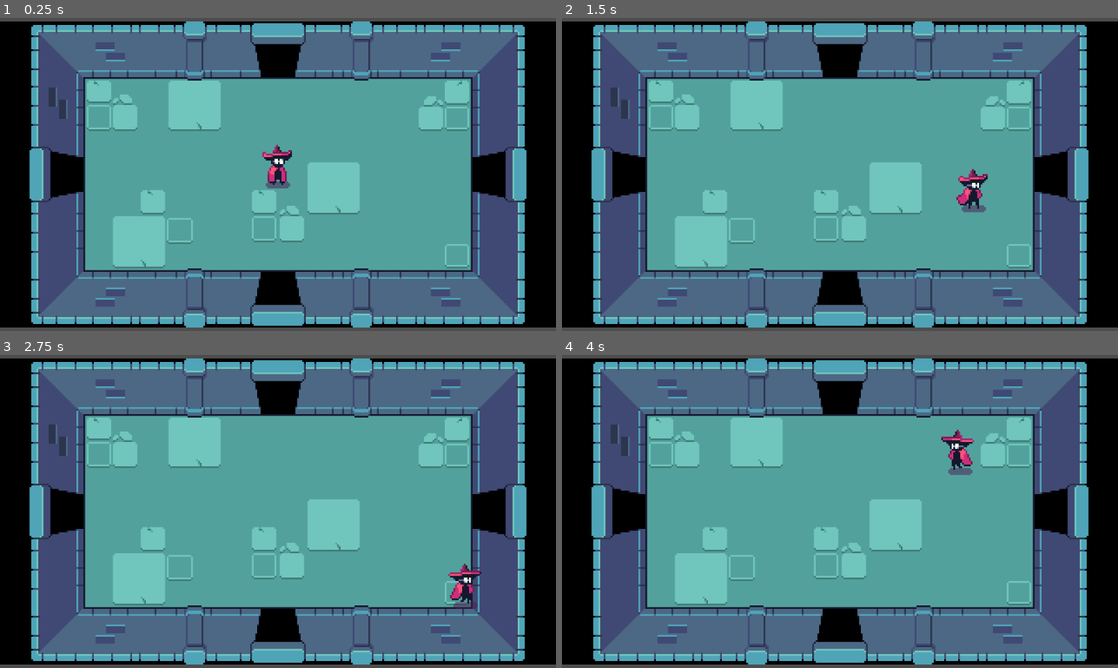
Above: before the commit, frames 1-4 (two rows, left to right).
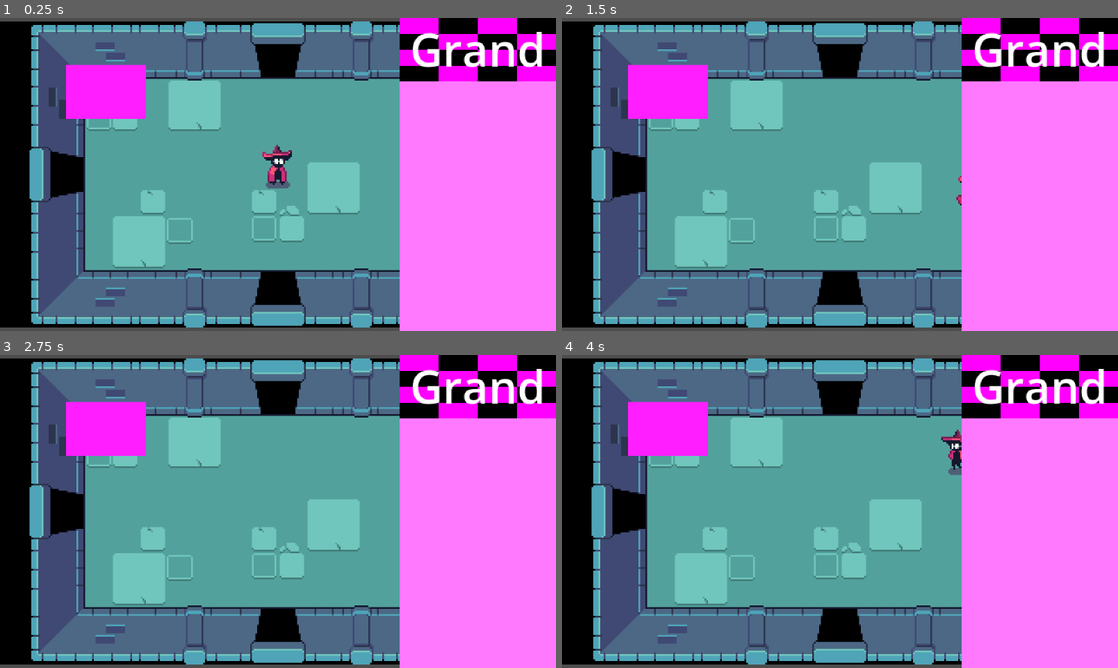
Above: after the commit, the same moments.

Repository: Lmorder2/Game-Jam---Max-Pierre-Arthur-Thomas
Game: Godot game, scene res://world.tscn
The game is run twice, just before and just after one commit, with the same random seed, the same clock (stepped at 60 frames per second) and the same inputs.
Inputs:
- Up to frame 1 (0.25 s): no input
- Up to frame 2 (1.5 s): tap Enter at 0.5 s; hold Right (ui_right) 0.53-1.28 s; hold Down (ui_down) from 1.28 s (still down)
- Up to frame 3 (2.75 s): release Down (ui_down) at 2.03 s; hold Right (ui_right) from 2.03 s (still down)
- Up to frame 4 (4 s): tap Space at 2.75 s; release Right (ui_right) at 2.78 s; hold Up (ui_up) 2.78-3.53 s; hold Left (ui_left) from 3.53 s (still down)

The runs differ from the first frame. In frame 1, 30% of the frame differs, in the area x 11-100%, y 0-100%; in frame 2, 30%; in frame 3, 30%; in frame 4, 30%.

Commit message:
encore des fichiers de merde de thomas mais ça va déjà un peu mieux

Diff:
--- /dev/null
+++ b/default_env.tres
@@ -0,0 +1,7 @@
+[gd_resource type="Environment" load_steps=2 format=3 uid="uid://fl8lt208kcn4"]
+
+[sub_resource type="Sky" id="1"]
+
+[resource]
+background_mode = 2
+sky = SubResource("1")
--- /dev/null
+++ b/scenes/case_1.gd
@@ -0,0 +1,13 @@
+extends TextureRect
+
+
+func _get_drag_data(position):
+	var Case1 = $Label.text
+	print(Case1)
+	return Case1
+
+func _can_drop_data(_pos, data):
+	return true
+
+func _drop_data(_pos, data):
+	pass
--- /dev/null
+++ b/scenes/hud.tscn
@@ -0,0 +1,52 @@
+[gd_scene load_steps=3 format=3 uid="uid://cu2dl4vtewxwg"]
+
+[ext_resource type="Script" uid="uid://dwydfcfmjmwyn" path="res://scenes/case_1.gd" id="1_ahhtf"]
+
+[sub_resource type="PlaceholderTexture2D" id="PlaceholderTexture2D_ahhtf"]
+
+[node name="Control" type="CanvasLayer"]
+
+[node name="ColorRect" type="ColorRect" parent="."]
+anchors_preset = 11
+anchor_left = 1.0
+anchor_right = 1.0
+anchor_bottom = 1.0
+offset_left = -90.0
+grow_horizontal = 0
+grow_vertical = 2
+color = Color(1, 0.47451, 1, 1)
+
+[node name="VBoxContainer" type="VBoxContainer" parent="ColorRect"]
+layout_mode = 1
+anchors_preset = 15
+anchor_right = 1.0
+anchor_bottom = 1.0
+grow_horizontal = 2
+grow_vertical = 2
+theme_override_constants/separation = 2
+
+[node name="Case1" type="TextureRect" parent="ColorRect/VBoxContainer"]
+custom_minimum_size = Vector2(0, 36.58)
+layout_mode = 2
+texture = SubResource("PlaceholderTexture2D_ahhtf")
+script = ExtResource("1_ahhtf")
+
+[node name="Label" type="Label" parent="ColorRect/VBoxContainer/Case1"]
+layout_mode = 1
+anchors_preset = 15
+anchor_right = 1.0
+anchor_bottom = 1.0
+grow_horizontal = 2
+grow_vertical = 2
+theme_override_colors/font_color = Color(1, 1, 1, 1)
+theme_override_font_sizes/font_size = 26
+text = "Grand"
+horizontal_alignment = 1
+vertical_alignment = 1
+
+[node name="ColorRect2" type="ColorRect" parent="."]
+offset_left = 38.0
+offset_top = 27.0
+offset_right = 84.0
+offset_bottom = 58.0
+color = Color(1, 0.117647, 1, 1)
--- /dev/null
+++ b/words_popup.tscn
@@ -0,0 +1,37 @@
+[gd_scene load_steps=2 format=3 uid="uid://8gywgbnhu0iq"]
+
+[ext_resource type="Script" uid="uid://dwydfcfmjmwyn" path="res://scenes/case_1.gd" id="1_bb3qh"]
+
+[node name="Words" type="HBoxContainer"]
+anchors_preset = 8
+anchor_left = 0.5
+anchor_top = 0.5
+anchor_right = 0.5
+anchor_bottom = 0.5
+offset_top = -75.0
+offset_right = 800.0
+offset_bottom = 75.0
+grow_horizontal = 2
+grow_vertical = 2
+
+[node name="Case1" type="ColorRect" parent="."]
+custom_minimum_size = Vector2(0, 150)
+layout_mode = 2
+script = ExtResource("1_bb3qh")
+
+[node name="Label" type="Label" parent="Case1"]
+layout_mode = 1
+anchors_preset = 15
+anchor_right = 1.0
+anchor_bottom = 1.0
+offset_left = 38.0
+offset_top = 43.0
+offset_right = 162.0
+offset_bottom = -37.0
+grow_horizontal = 2
+grow_vertical = 2
+theme_override_colors/font_color = Color(0, 0, 0, 1)
+theme_override_font_sizes/font_size = 41
+text = "Grand"
+horizontal_alignment = 1
+vertical_alignment = 1
--- a/world.tscn
+++ b/world.tscn
@@ -1,9 +1,10 @@
-[gd_scene load_steps=5 format=3 uid="uid://t56lfg0dlwoy"]
+[gd_scene load_steps=6 format=3 uid="uid://b7vdjxrfb7k32"]
 
 [ext_resource type="PackedScene" uid="uid://d1yy4d83uqw5v" path="res://dungeon_room.tscn" id="1_p14dr"]
-[ext_resource type="PackedScene" uid="uid://cw52pjafwsev1" path="res://player.tscn" id="2_mpfnx"]
-[ext_resource type="Script" uid="uid://cthcryb2wsvea" path="res://camera_2d.gd" id="3_a5p5p"]
+[ext_resource type="PackedScene" uid="uid://c43gvymefayp4" path="res://player.tscn" id="2_mpfnx"]
+[ext_resource type="Script" path="res://camera_2d.gd" id="3_a5p5p"]
 [ext_resource type="PackedScene" uid="uid://b8f5j3itgoqos" path="res://dungeon_room2.tscn" id="3_aqk2v"]
+[ext_resource type="PackedScene" uid="uid://cu2dl4vtewxwg" path="res://scenes/hud.tscn" id="5_036b0"]
 
 [node name="World" type="Node2D"]
 
@@ -27,3 +28,5 @@
 position_smoothing_enabled = true
 position_smoothing_speed = 10.0
 script = ExtResource("3_a5p5p")
+
+[node name="Control" parent="." instance=ExtResource("5_036b0")]
Not shown, changed: player.gd.uid
Not shown: 1 places in player.tscn that only renumber resources
Not shown, added: scenes/case_1.gd.uid
Not shown, added: scenes/hud.tscn4082179504.tmp
Not shown, added: scenes/hud.tscn5058799764.tmp
Not shown, added: scenes/levels/Outside.tscn.depren
Not shown, added: scenes/levels/Outside.tscn946836258.tmp
